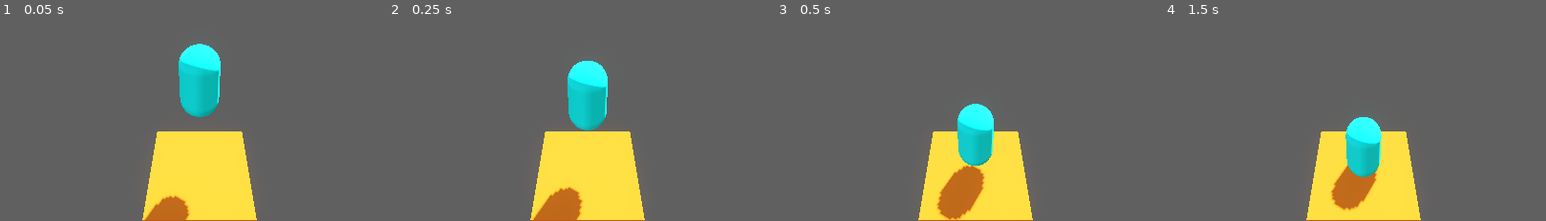
Above: before the commit, frames 1-4 (left to right).
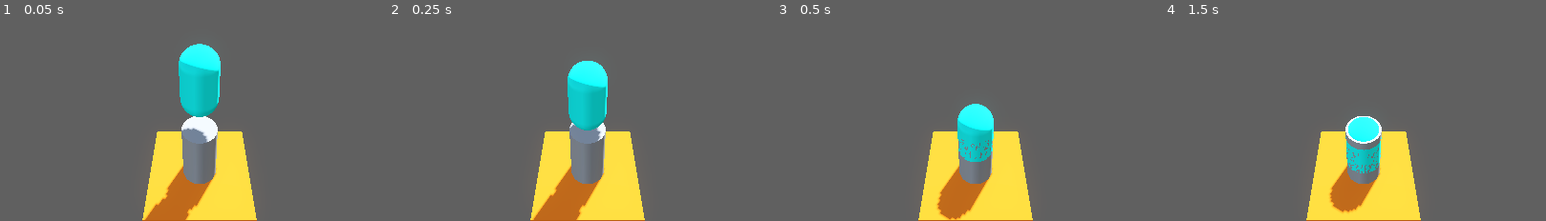
Above: after the commit, the same moments.

Repository: Yadovitiy/SkyPogo
Game: Godot game, scene res://Scenes/Game/game.tscn
Two runs of this game, one before a commit and one after it. Both use one fixed random seed, a clock stepped at 60 frames per second and the inputs below. A sky picture missing from this copy of the repository is replaced by a grey-blue gradient.
Inputs:
- Up to frame 1 (0.05 s): no input
- Up to frame 2 (0.25 s): no input
- Up to frame 3 (0.5 s): no input
- Up to frame 4 (1.5 s): tap Enter at 1.25 s
The pictures show only the part of the screen within x 24-74%, y 42-92%; the shares and areas given below are measured in that part.

The runs differ from the first frame. In frame 1, 3.9% of the frame differs, in the area x 43-57%, y 48-95%; in frame 2, 3.2%; in frame 3, 1.1%; in frame 4, 1.4%.

Commit message:
Добавил тестовый цилиндр

Diff:
--- a/Scenes/Game/game.tscn
+++ b/Scenes/Game/game.tscn
@@ -16,6 +16,8 @@
 tonemap_mode = 2
 glow_enabled = true
 
+[sub_resource type="CylinderMesh" id="CylinderMesh_qikps"]
+
 [node name="Game" type="Node" unique_id=205332310]
 
 [node name="DirectionalLight3D" type="DirectionalLight3D" parent="." unique_id=1856014829]
@@ -32,3 +34,7 @@
 
 [node name="Player" parent="." unique_id=792867854 instance=ExtResource("3_qikps")]
 transform = Transform3D(1, 0, 0, 0, 1, 0, 0, 0, 1, 0, 3.6858006, 0)
+
+[node name="MeshInstance3D" type="MeshInstance3D" parent="." unique_id=310756709]
+transform = Transform3D(1, 0, 0, 0, 1, 0, 0, 0, 1, 0, 1, 0)
+mesh = SubResource("CylinderMesh_qikps")
